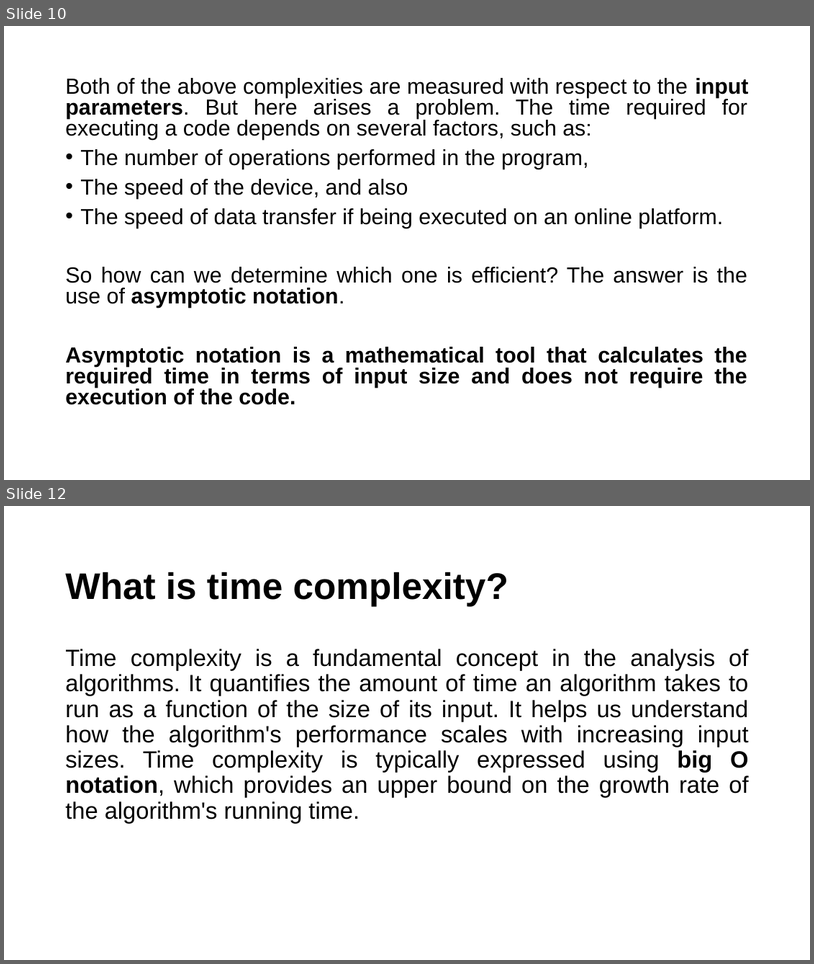
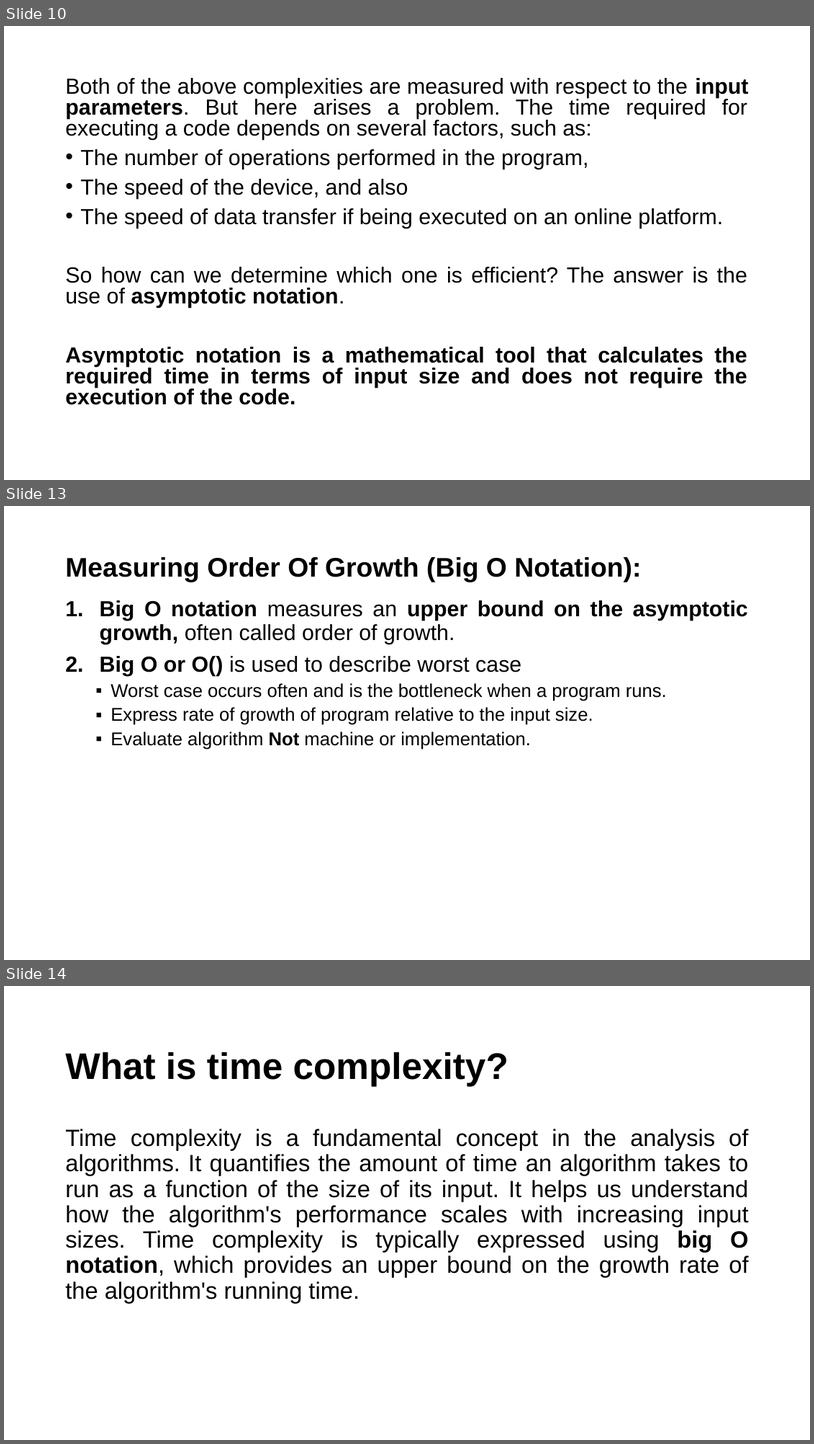
Before and after one commit to alaminbhuyan/DSA-In-Python, a slide deck: Design & Analysis Of Algorithm PDF/DAA.pptx. Shown one above the other, each under a label of ours: slides 10 and 12 before the commit, slides 10, 13 and 14 after it; the slides between them are not shown. The pictures are 814x964 and 814x1444 pixels, drawn with LibreOffice and Linux fonts; fonts in the diff are those of the drawing. Boxes give left, top, right and bottom in pixels: in the first picture for what was removed or moved away, otherwise in the second. Text is boxed around its words. In the diff, an @@ line names an element or a change of style, - is before the commit and + after.

Commit message:
add some text on DAA.pptx

```diff
--- a/Design & Analysis Of Algorithm PDF/DAA.pptx
+++ b/Design & Analysis Of Algorithm PDF/DAA.pptx
@@ slide 13 added at <box>4,506,810,960</box>, background #FFFFFF @@
@@ title added at <box>65,557,641,582</box>, 32 pt, text #000000, bold @@
+Measuring Order Of Growth (Big O Notation):
@@ text added at <box>100,600,748,749</box>, 22 pt, text #000000 @@
+1. Big O notation measures an upper bound on the asymptotic growth, often called order of growth.
+2. Big O or O() is used to describe worst case
+  ▪ Worst case occurs often and is the bottleneck when a program runs.
+  ▪ Express rate of growth of program relative to the input size.
+  ▪ Evaluate algorithm Not machine or implementation.
@@ what was slide 12 is now slide 14 @@
```
Also in this commit, not shown: 3 slides changed, 1 other slide added.
